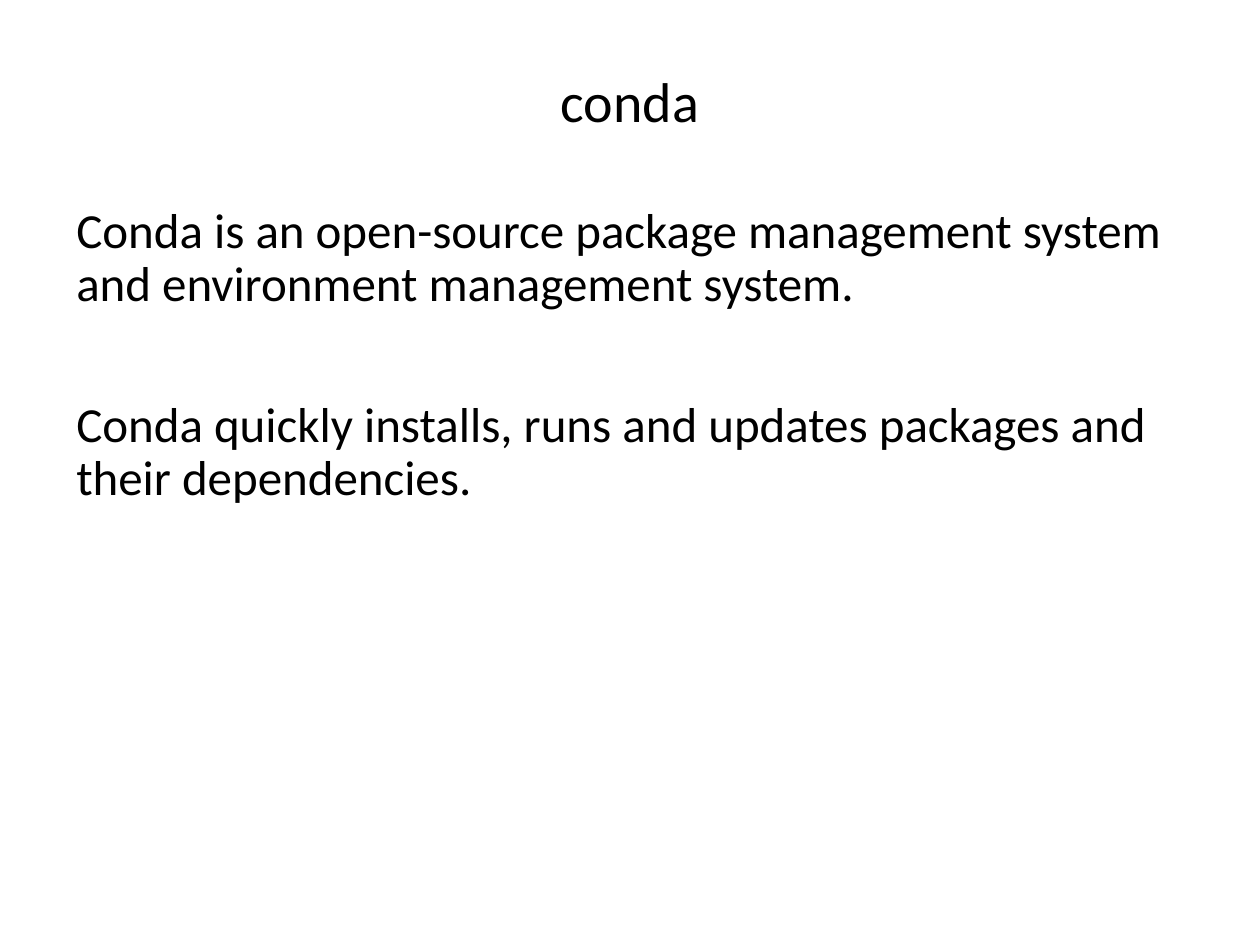
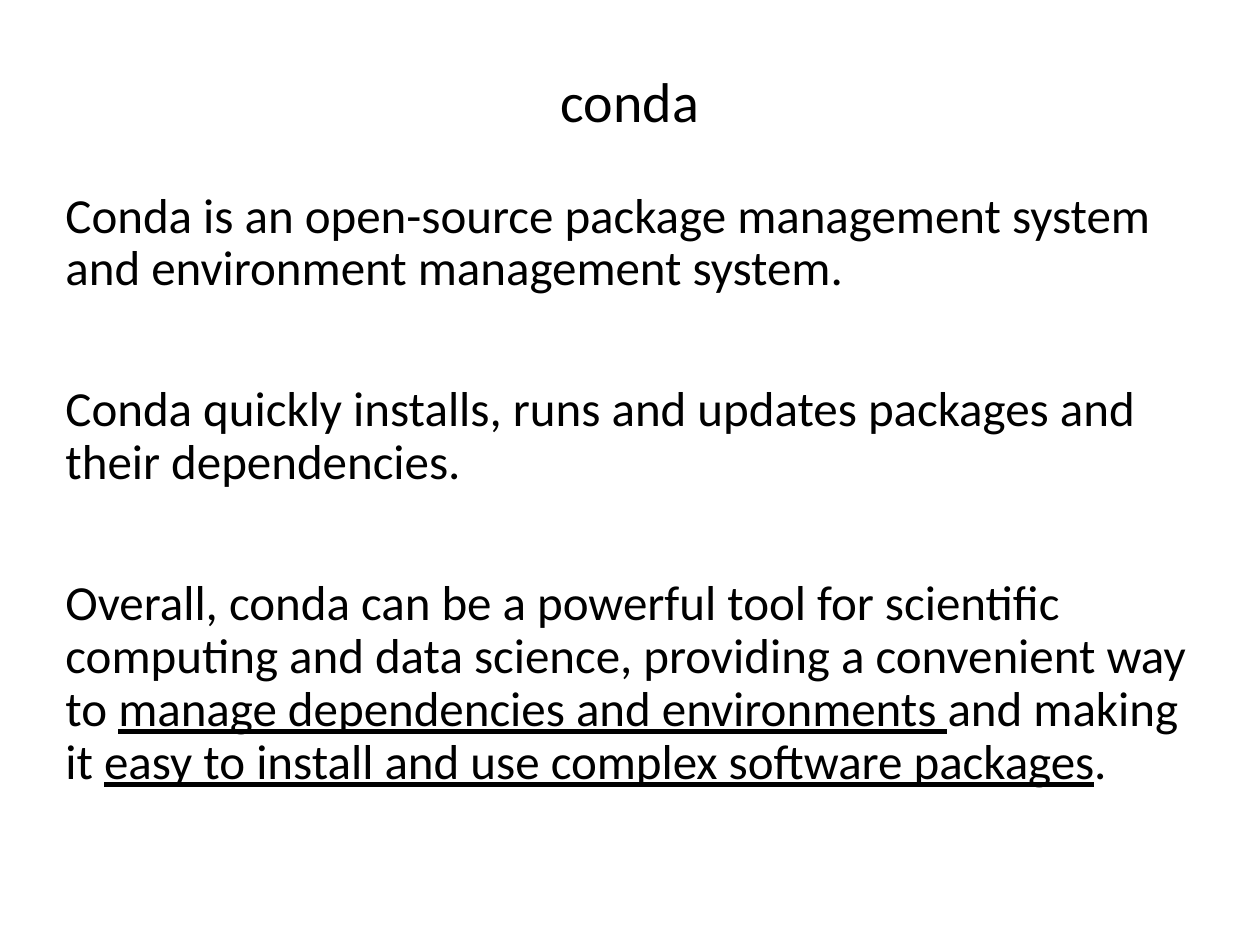
Before and after one commit to liu3zhenlab/teaching, a slide deck: slide 26 of PLPTH813Bioinformatis/2023/lectures/lecture13_BEDtools.pptx (slide 25 before the commit). Drawn at 1260x945 pixels with LibreOffice and Linux fonts; fonts in the diff are those of the drawing. Boxes give left, top, right and bottom in pixels: in the first picture for what was removed or moved away, otherwise in the second. Text is boxed around its words. In the diff, an @@ line names an element or a change of style, - is before the commit and + after.

```diff
--- a/PLPTH813Bioinformatis/2023/lectures/lecture13_BEDtools.pptx
+++ b/PLPTH813Bioinformatis/2023/lectures/lecture13_BEDtools.pptx
@@ text "Conda is an open-source package ...": place and size @@
-text "Conda is an open-source package ..." at <box>76,214,1161,503</box>
+text "Conda is an open-source package ..." at <box>65,199,1186,788</box>
@@ text at <box>65,586,1186,788</box>: paragraph added @@
+Overall, conda can be a powerful tool for scientific computing and data science, providing a convenient way to manage dependencies and environments and making it easy to install and use complex software packages.
```
Also in this commit, not shown: 11 other slides changed, 4 slides added, 1 slide removed, 2 other files.
